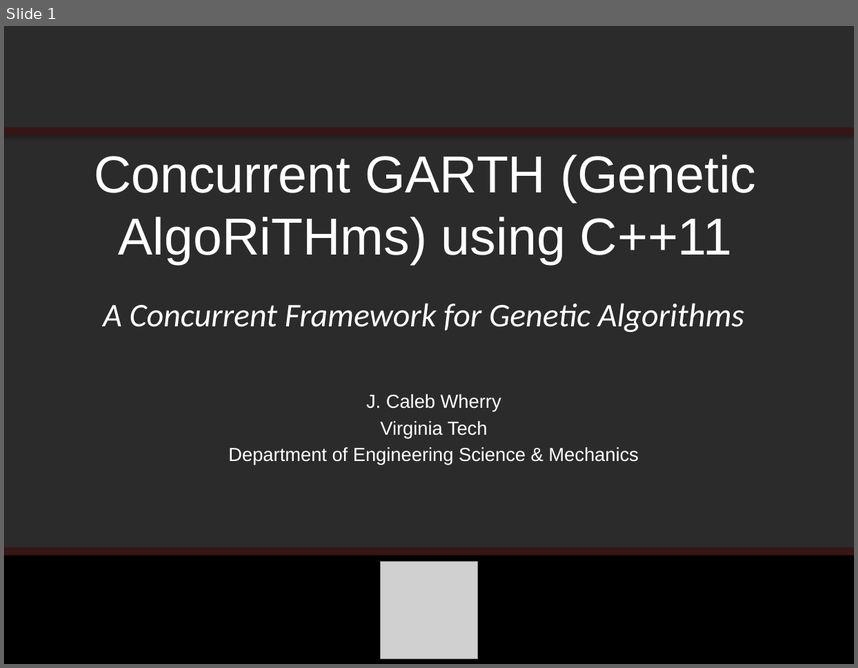
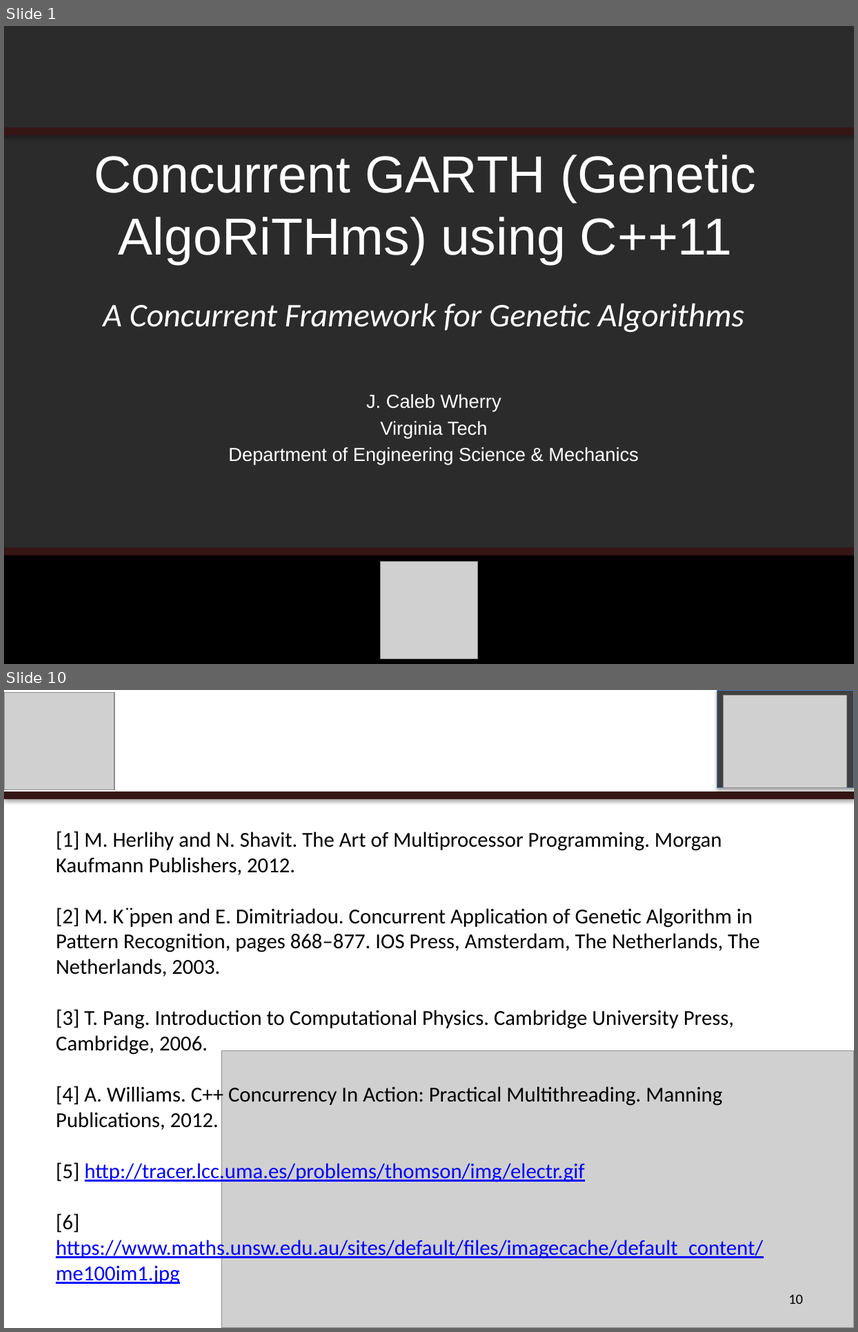
Before and after one commit to calebwherry/Concurrent-GARTH, a slide deck: doc/presentations/VT-CS-5510/Concurrent-GARTH.pptx. Shown one above the other, each under a label of ours: slide 1 before the commit, slides 1 and 10 after it; the slides between them are not shown. The pictures are 858x668 and 858x1332 pixels, drawn with LibreOffice and Linux fonts; fonts in the diff are those of the drawing; grey boxes stand for pictures; background and template pictures are left out; a plain dark background stands for a picture behind light text. Boxes give left, top, right and bottom in pixels: in the first picture for what was removed or moved away, otherwise in the second. Text is boxed around its words. In the diff, an @@ line names an element or a change of style, - is before the commit and + after.

```diff
--- a/doc/presentations/VT-CS-5510/Concurrent-GARTH.pptx
+++ b/doc/presentations/VT-CS-5510/Concurrent-GARTH.pptx
@@ slide 10 added at box(4, 690, 854, 1328), background #FFFFFF; not listed: 1 template element that a slide beside it also shows @@
@@ picture added at box(4, 693, 114, 789) @@
@@ rectangle added at box(717, 690, 854, 788), fill #404040, outline #4B7EBC 0.75 pt @@
@@ picture added at box(723, 695, 846, 788) @@
@@ text added at box(126, 715, 719, 775), 36 pt, text #FFFFFF @@
+References
@@ text added at box(56, 831, 763, 1284), 18 pt, text #000000 @@
+[1] M. Herlihy and N. Shavit. The Art of Multiprocessor Programming. Morgan Kaufmann Publishers, 2012.
+[2] M. K ̈ppen and E. Dimitriadou. Concurrent Application of Genetic Algorithm in Pattern Recognition, pages 868–877. IOS Press, Amsterdam, The Netherlands, The Netherlands, 2003.
+[3] T. Pang. Introduction to Computational Physics. Cambridge University Press, Cambridge, 2006.
+[4] A. Williams. C++ Concurrency In Action: Practical Multithreading. Manning Publications, 2012.
+[5] http://tracer.lcc.uma.es/problems/thomson/img/electr.gif
+[6] https://www.maths.unsw.edu.au/sites/default/files/imagecache/default_content/me100im1.jpg
@@ picture added at box(221, 1050, 854, 1328) @@
@@ page number added at box(789, 1294, 803, 1303), 12 pt, text #000000 @@
+10
```
Also in this commit, not shown: 4 slides changed, 5 other slides added, 4 slides removed, 7 other files.
